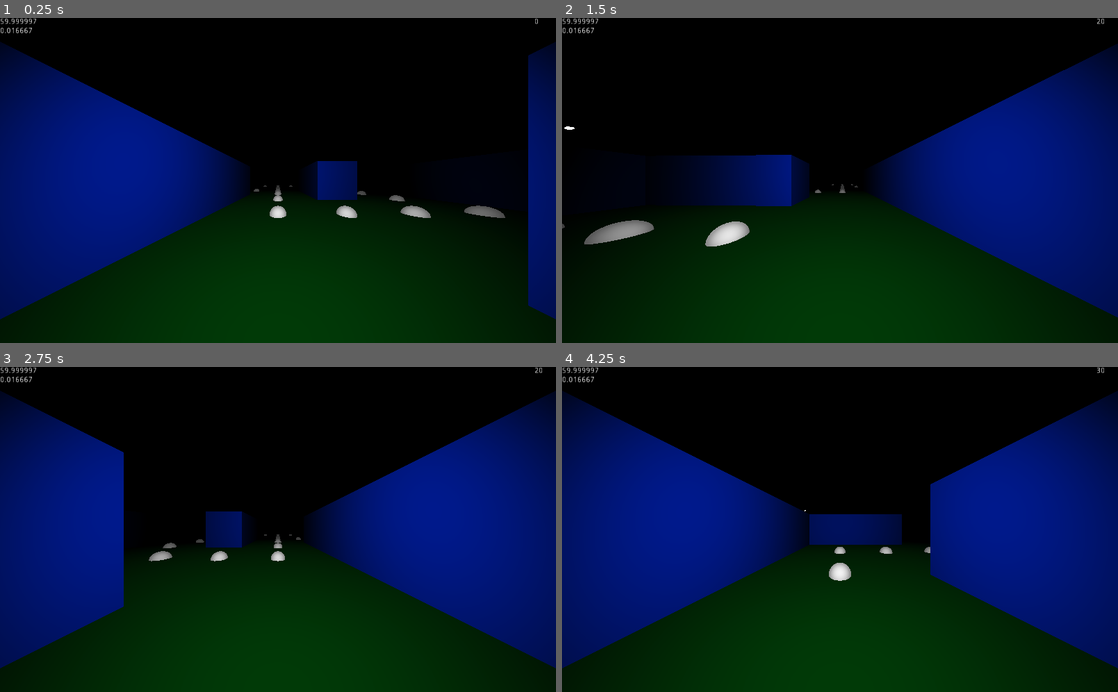
Above: before the commit, frames 1-4 (two rows, left to right).
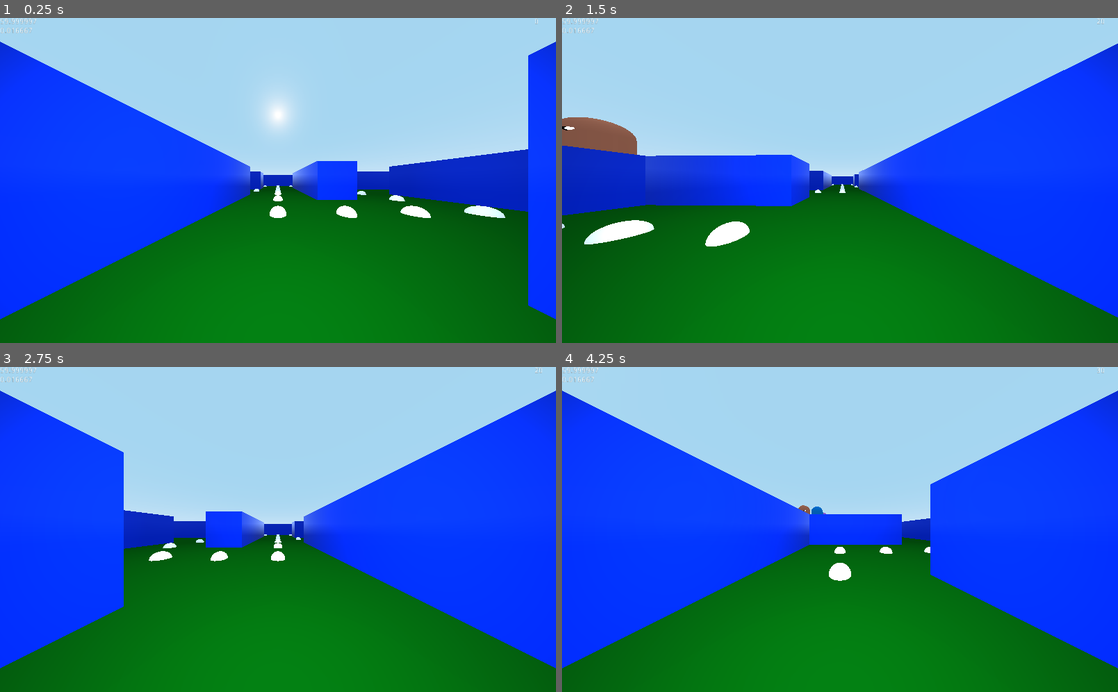
Above: after the commit, the same moments.

Repository: ToBaDi/pacman_3d_first_person
Game: Godot game, scene res://main.tscn
Two runs of this game, one before a commit and one after it. Both use one fixed random seed, a clock stepped at 60 frames per second and the inputs below.
Inputs:
- Up to frame 1 (0.25 s): no input
- Up to frame 2 (1.5 s): tap Enter (ui_accept) at 0.5, 0.77 s; hold Right (ui_right) 0.53-1.28 s; hold Down (ui_down) from 1.28 s (still down)
- Up to frame 3 (2.75 s): tap Enter (ui_accept) at 1.52 s; release Down (ui_down) at 2.03 s; hold Right (ui_right) from 2.03 s (still down)
- Up to frame 4 (4.25 s): tap Enter (ui_accept) at 3.02, 3.77 s; release Right (ui_right) at 3.53 s; hold Left (ui_left) from 3.53 s (still down)

The runs differ from the first frame. In frame 1, 100% of the frame differs, in the area x 0-100%, y 0-100%; in frame 2, 100%; in frame 3, 100%; in frame 4, 100%.

Commit message:
front house targeting and frightened state and eaten state

Diff:
--- a/ghost/ghost.gd
+++ b/ghost/ghost.gd
@@ -8,8 +8,10 @@
 
 const MOVEMENT_DURATION : float = .5
 const ROTATION_DURATION : float = .25
+const FRONT_HOUSE_POS : Vector3 = Vector3(24, 0, 0)
 
 export(Material) var material : Material
+export(Material) var frightened_material : Material
 export(Vector3) var scatter_pos : Vector3
 
 var target_pos : Vector3
@@ -21,6 +23,7 @@
 var dont_go_up : bool = false
 var is_in_house : bool = true
 var is_frightened : bool = false
+var is_eaten : bool = false
 var start_game : FuncRef = FuncRef.new()
 var enter_house : FuncRef = FuncRef.new()
 var exit_house : FuncRef = FuncRef.new()
@@ -39,10 +42,9 @@
 
 
 func _ready() -> void:
-	if material:
-		$Body.material_override = material
-		$LeftMirror.material_override = material
-		$RightMirror.material_override = material
+	$Body.material_override = material
+	$LeftMirror.material_override = material
+	$RightMirror.material_override = material
 
 
 func _process(_delta : float) -> void:
@@ -53,6 +55,29 @@
 	$LeftMirror.transform.basis = Basis(rot_quat)
 	$RightMirror.transform.basis = Basis(rot_quat)
 
+
+func _on_Tween_tween_all_completed():
+	emit_signal("tween_all_completed")
+	if teleport:
+		transform.origin = teleport
+		teleport = Vector3.ZERO
+	var f = tween_msg_bus.pop_front()
+	if f:
+		if f is FuncRef:
+			f.call_func(self)
+	else:
+		var next_dir : int
+		if is_frightened and not is_in_house:
+			next_dir = pick_random_direction(find_valid_directions())
+		else:
+			next_dir = find_direction_closest_to_target(find_valid_directions())
+
+		back_dir = (next_dir + 180) % 360
+		add_rotation_task(next_dir)
+		add_movement_task(next_dir)
+
+	$Tween.start()
+	pass
 
 
 func connect_tween() -> void:
@@ -67,25 +92,6 @@
 
 func start_tween() -> void:
 	$Tween.start()
-
-
-func _on_Tween_tween_all_completed():
-	emit_signal("tween_all_completed")
-	if teleport:
-		transform.origin = teleport
-		teleport = Vector3.ZERO
-	var f = tween_msg_bus.pop_front()
-	if f:
-		if f is FuncRef:
-			f.call_func(self)
-	else:
-		var next_dir : int = find_direction_closest_to_target(find_valid_directions())
-		back_dir = (next_dir + 180) % 360
-		add_rotation_task(next_dir)
-		add_movement_task(next_dir)
-
-	$Tween.start()
-	pass
 
 
 func add_rotation_task(dir : int) -> void:
@@ -149,6 +155,28 @@
 	return transform.origin + (Vector3.BACK.rotated(Vector3.UP, deg2rad(dir)) * steps)
 
 
+func pick_random_direction(valid_directions : PoolIntArray) -> int:
+	var r : int = RNG.rng.randi_range(0, valid_directions.size()-1)
+	return valid_directions[r]
+
+
 func go_frightened() -> void:
-	is_frightened = true
+	if not is_eaten:
+		is_frightened = true
+		$Body.material_override = frightened_material
+		$LeftMirror.material_override = frightened_material
+		$RightMirror.material_override = frightened_material
 	pass
+
+
+func go_eaten() -> void:
+	is_frightened = false
+	is_eaten = true
+	$Body.material_override = material
+	$LeftMirror.material_override = material
+	$RightMirror.material_override = material
+	$Body.cast_shadow = GeometryInstance.SHADOW_CASTING_SETTING_SHADOWS_ONLY
+	$LeftMirror.cast_shadow = GeometryInstance.SHADOW_CASTING_SETTING_SHADOWS_ONLY
+	$RightMirror.cast_shadow = GeometryInstance.SHADOW_CASTING_SETTING_SHADOWS_ONLY
+	target_pos = FRONT_HOUSE_POS
+	pass
--- a/ghost/ghost.tscn
+++ b/ghost/ghost.tscn
@@ -1,7 +1,10 @@
-[gd_scene load_steps=4 format=2]
+[gd_scene load_steps=5 format=2]
 
 [ext_resource path="res://ghost/ghost.gd" type="Script" id=1]
 [ext_resource path="res://ghost/ghost_visual.tscn" type="PackedScene" id=2]
+
+[sub_resource type="SpatialMaterial" id=2]
+albedo_color = Color( 0, 0.0392157, 1, 1 )
 
 [sub_resource type="BoxShape" id=1]
 
@@ -11,6 +14,7 @@
 __meta__ = {
 "_edit_group_": true
 }
+frightened_material = SubResource( 2 )
 
 [node name="Body" parent="." instance=ExtResource( 2 )]
 transform = Transform( 1, 0, 0, 0, -4.37114e-08, -1, 0, 1, -4.37114e-08, 0, 3, 0 )
--- a/ghost/ghosts_manager.gd
+++ b/ghost/ghosts_manager.gd
@@ -74,7 +74,7 @@
 
 ### Targeting calculation
 func _on_Oikake_tween_all_completed() -> void:
-	if oikake.is_in_house:
+	if oikake.is_in_house or oikake.is_eaten or oikake.is_frightened:
 		return
 
 	if on_scatter:
@@ -85,7 +85,7 @@
 
 
 func _on_Machibuse_tween_all_completed() -> void:
-	if machibuse.is_in_house:
+	if machibuse.is_in_house or machibuse.is_eaten or machibuse.is_frightened:
 		return
 
 	if on_scatter:
@@ -99,7 +99,7 @@
 
 
 func _on_Kimagure_tween_all_completed() -> void:
-	if kimagure.is_in_house:
+	if kimagure.is_in_house or kimagure.is_eaten or kimagure.is_frightened:
 		return
 
 	if on_scatter:
@@ -117,7 +117,7 @@
 
 
 func _on_Otoboke_tween_all_completed() -> void:
-	if otoboke.is_in_house:
+	if otoboke.is_in_house or otoboke.is_eaten or otoboke.is_frightened:
 		return
 
 	if on_scatter:
--- a/main.tscn
+++ b/main.tscn
@@ -23,9 +23,6 @@
 		text = \"{}\\n{}\".format([1/delta, delta], \"{}\")
 "
 
-[sub_resource type="Environment" id=17]
-background_mode = 1
-
 [sub_resource type="BoxShape" id=3]
 extents = Vector3( 0.5, 0.5, 1 )
 
@@ -97,7 +94,6 @@
 }
 
 [node name="WorldEnvironment" type="WorldEnvironment" parent="."]
-environment = SubResource( 17 )
 
 [node name="Player" type="Area" parent="."]
 transform = Transform( -1, 0, -3.25841e-07, 0, 1, 0, 3.25841e-07, 0, -1, 0, 0, 0 )
@@ -1253,9 +1249,9 @@
 }
 
 [node name="Camera" type="Camera" parent="."]
-transform = Transform( -1.62921e-07, 1, 1.62921e-07, 0, -1.62921e-07, 1, 1, 1.62921e-07, 2.65431e-14, 17, 40, 0 )
+transform = Transform( -1.62921e-07, 1, 1.62921e-07, 0, -1.62921e-07, 1, 1, 1.62921e-07, 2.65431e-14, 16, 50, 0 )
 projection = 1
-size = 80.0
+size = 65.0
 [connection signal="area_entered" from="Player" to="Player" method="_on_Player_area_entered" flags=3]
 [connection signal="ate_a_ghost" from="Player" to="." method="_on_Player_ate_a_ghost" flags=3]
 [connection signal="ate_cookie" from="Player" to="." method="_on_Player_ate_cookie" flags=3]
--- a/player.gd
+++ b/player.gd
@@ -50,7 +50,10 @@
 		emit_signal("ate_power_pellet")
 	elif area is Ghost:
 		if (area as Ghost).is_frightened:
+			(area as Ghost).go_eaten()
 			emit_signal("ate_a_ghost")
+		if (area as Ghost).is_eaten:
+			pass
 		else:
 			emit_signal("caught_by_a_ghost")
 	pass
Not shown: 1 places in main.tscn that only renumber resources
